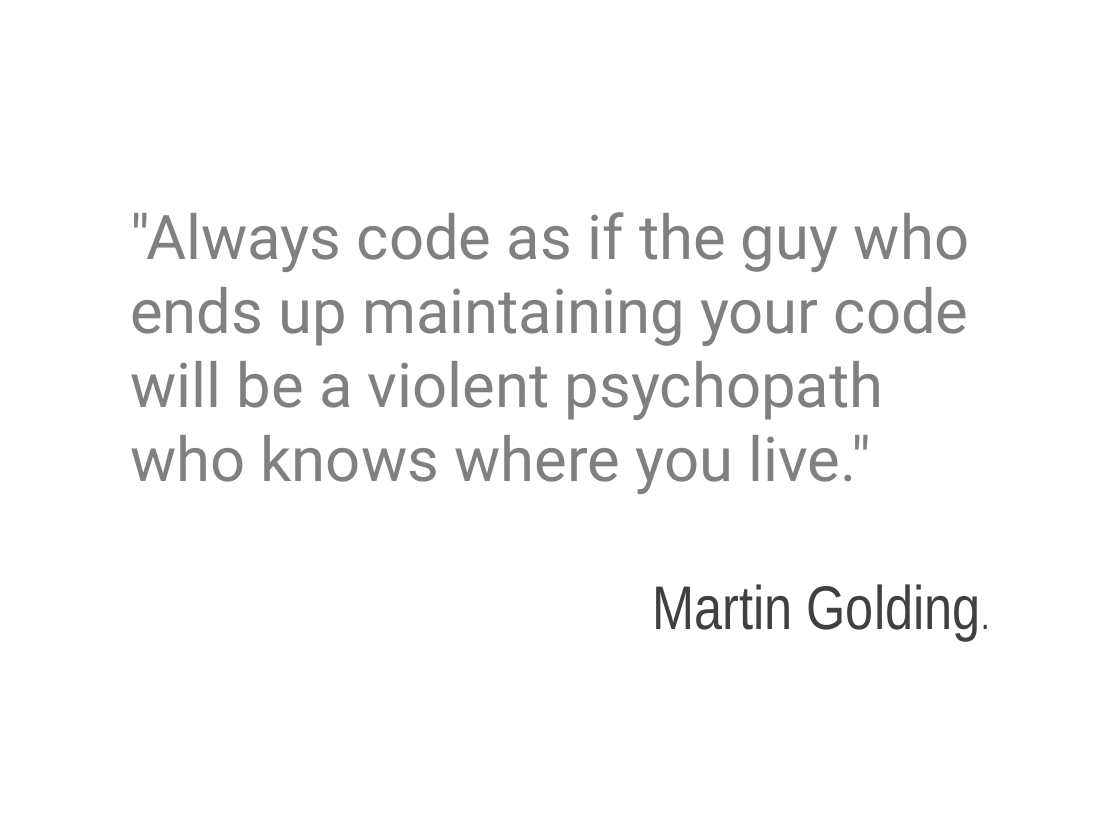
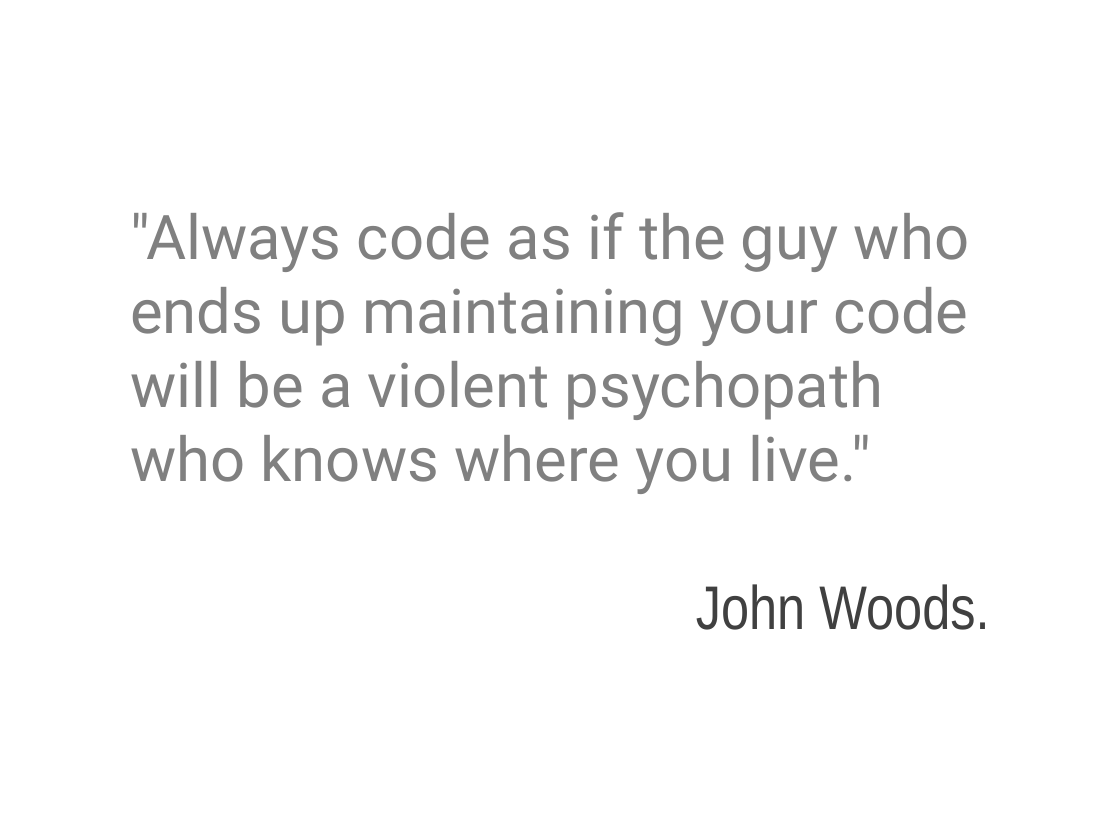
Before and after one commit to cessor/empathiccode, a slide deck: slide 1 of old/EmpathicCode-DotNetCologne-2012-05-04.pptx. Drawn at 1120x840 pixels with LibreOffice and Linux fonts; fonts in the diff are those of the drawing. Boxes give left, top, right and bottom in pixels: in the first picture for what was removed or moved away, otherwise in the second. Text is boxed around its words. In the diff, an @@ line names an element or a change of style, - is before the commit and + after.

Commit message:
Renamed martin golding to john woods - was misquoted

```diff
--- a/old/EmpathicCode-DotNetCologne-2012-05-04.pptx
+++ b/old/EmpathicCode-DotNetCologne-2012-05-04.pptx
@@ title at bbox=[696, 584, 989, 630]: text changed @@
-Martin Golding.
+John Woods.
```
Also in this commit, not shown: 1 other file.
